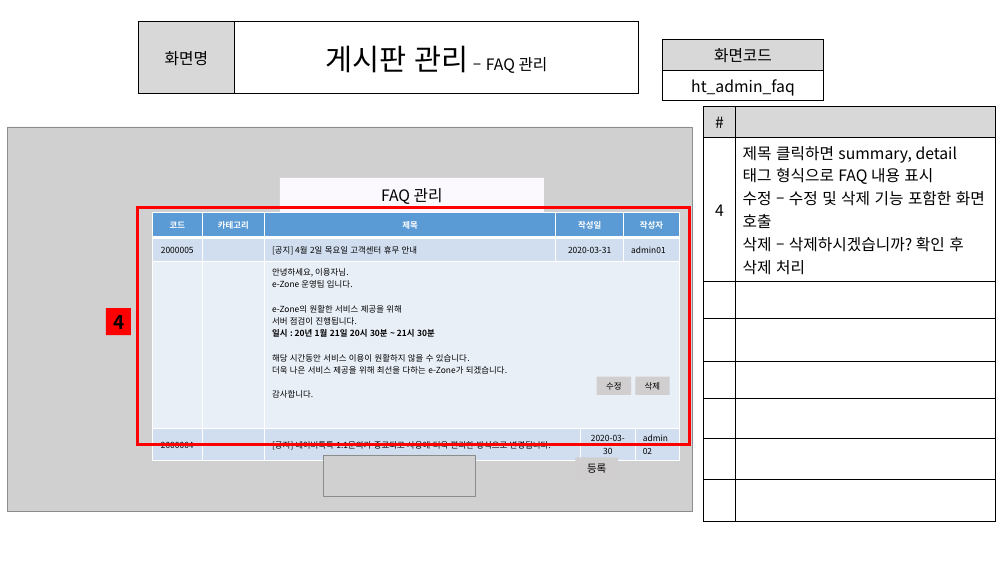
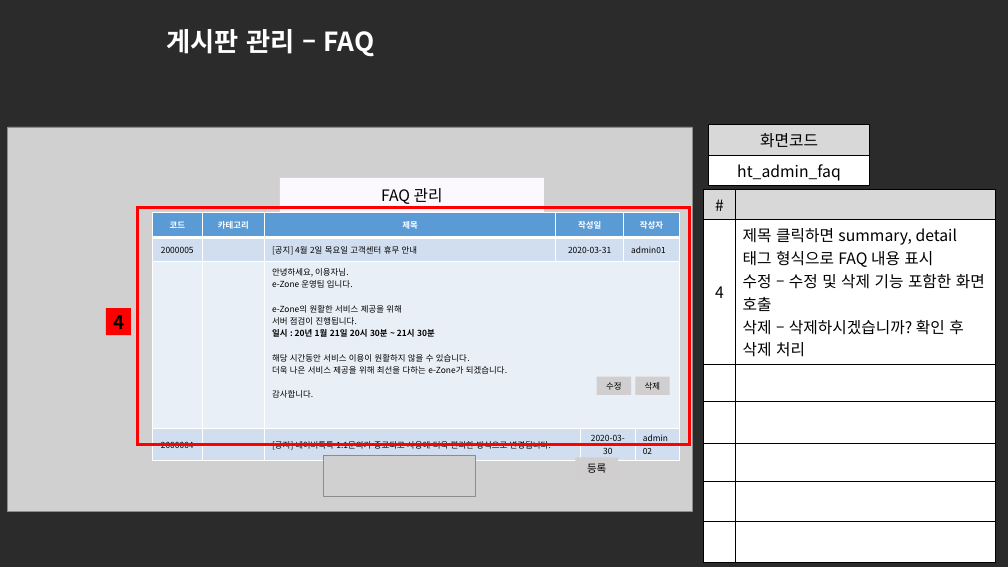
Before and after one commit to ezenteam2/e-Zone, a slide deck: slide 16 of 0 발표용 파워포인트/project05 - 파워포인트 종합 - 현태.pptx. Drawn at 1008x567 pixels with LibreOffice and Linux fonts; fonts in the diff are those of the drawing; grey boxes stand for pictures; background and template pictures are left out; a plain dark background stands for a picture behind light text. Boxes give left, top, right and bottom in pixels: in the first picture for what was removed or moved away, otherwise in the second. Text is boxed around its words. In the diff, an @@ line names an element or a change of style, - is before the commit and + after.

```diff
--- a/0 발표용 파워포인트/project05 - 파워포인트 종합 - 현태.pptx
+++ b/0 발표용 파워포인트/project05 - 파워포인트 종합 - 현태.pptx
@@ background #FFFFFF to picture (left out) @@
@@ table removed at (139, 22, 639, 93), 1 rows, 2 columns @@
-화면명 | 게시판 관리 – FAQ 관리
@@ title added at (167, 29, 374, 57), 25 pt, text #FFFFFF, bold @@
+게시판 관리 – FAQ
@@ table: place and size @@
-table at (663, 40, 824, 100)
+table at (709, 125, 870, 185)
@@ table at (704, 190, 996, 535) @@
-row 8:  | 
@@ table: place and size @@
-table at (704, 107, 996, 495)
+table at (704, 190, 996, 535)
```
Also in this commit, not shown: 19 other slides changed, 1 slide removed, 1 other file.
